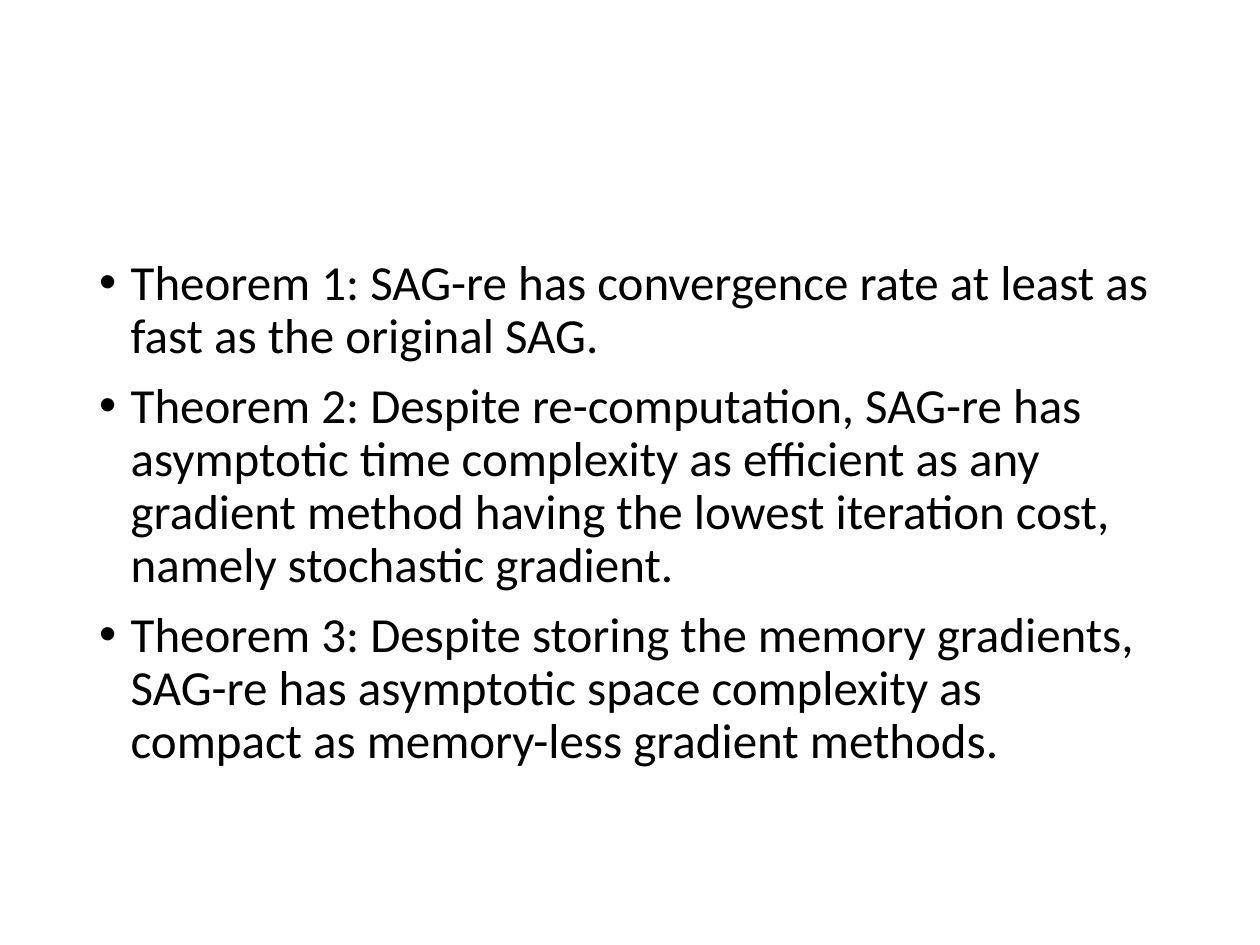
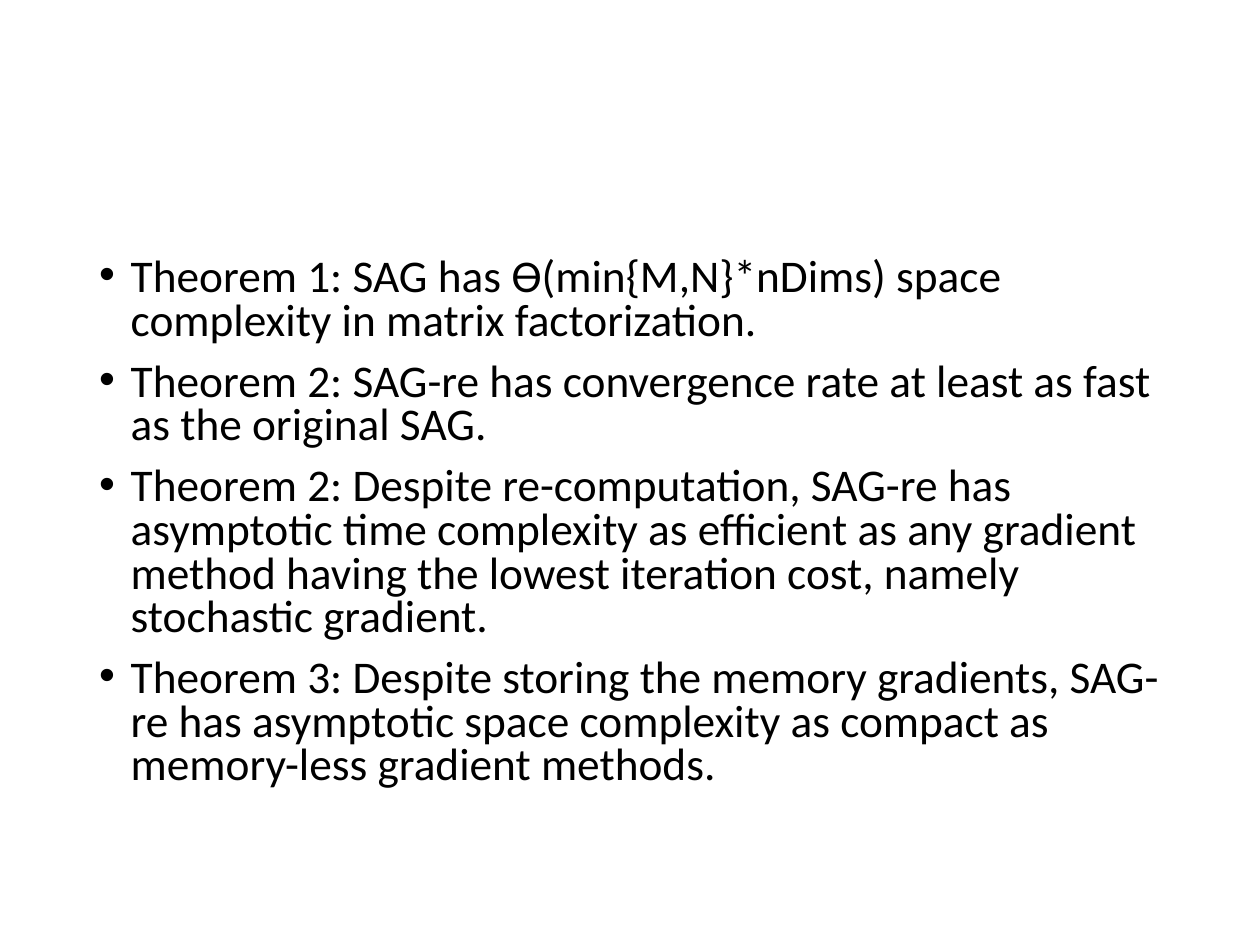
Before and after one commit to jamestklo/MatrixFactorizationMatlab, a slide deck: slide 4 of cs534L-SAGmfP.pptx. Drawn at 1260x945 pixels with LibreOffice and Linux fonts; fonts in the diff are those of the drawing. Boxes give left, top, right and bottom in pixels: in the first picture for what was removed or moved away, otherwise in the second. Text is boxed around its words. In the diff, an @@ line names an element or a change of style, - is before the commit and + after.

```diff
--- a/cs534L-SAGmfP.pptx
+++ b/cs534L-SAGmfP.pptx
@@ text at [131, 259, 1150, 448]: text changed; size 28 to 25.9 pt @@
-• Theorem 1: SAG-re has convergence rate at least as fast as the original SAG.
+• Theorem 1: SAG has ϴ(min{M,N}*nDims) space complexity in matrix factorization.
+• Theorem 2: SAG-re has convergence rate at least as fast as the original SAG.
@@ text at [131, 469, 1159, 788]: size 28 to 25.9 pt in "Theorem 2: Despite re-computation, SAG-re has asymptotic ...", "Theorem 3: Despite storing the memory gradients, ..."; line spacing 0.9 to 0.8 @@
```
Also in this commit, not shown: 1 slide added, 2 other files.
